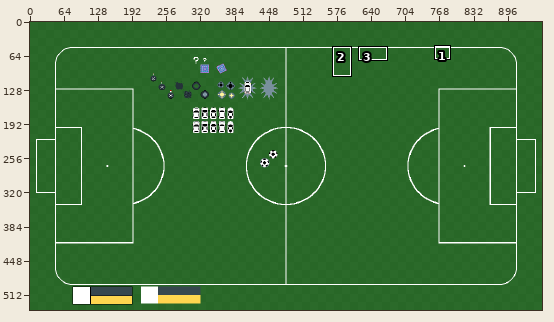
A pixel-art file gets an edit: Assets/Art/Mock.aseprite. Above, an overview of the earlier version with the close-up marked.
Close-up. Earlier state:
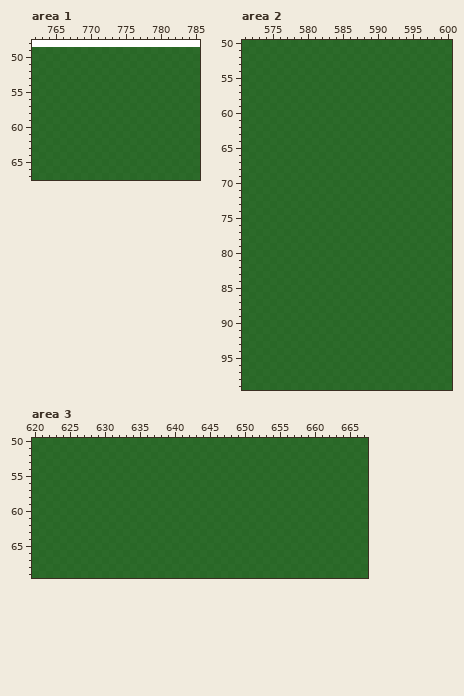
960x540 pixels, 1 frame. Colours within 5 levels of each other are drawn and written as one. Shown: area 1: x 762..785, y 48..67; area 2: x 571..600, y 50..99; area 3: x 620..667, y 50..69. The commit also changed other parts of the picture, which this record leaves out.
New version:
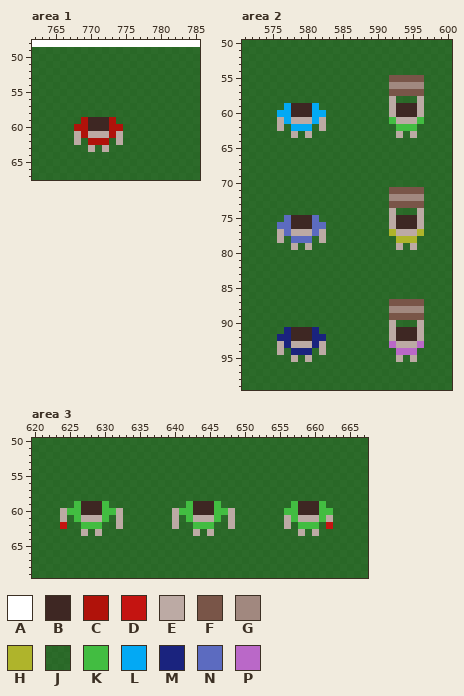
Palette (. is transparent): A #ffffff  B #3e2723  C #b0120a  D #c41411  E #bcaaa4  F #795548  G #a1887f  H #afb42b  J #0d5302c6  K #42bd41  L #03a9f4  M #1a237e  N #5c6bc0  P #ba68c8
From old to new:
--- area 1, layer "Objects"
@@ x 766..776 @@
 58 JJJJJJJJJJJ
-59 JJJJJJJJJJJ
-60 JJJJJJJJJJJ
-61 JJJJJJJJJJJ
-62 JJJJJJJJJJJ
-63 JJJJJJJJJJJ
+59 JJJCBBBCJJJ
+60 JJCCBBBCCJJ
+61 JJECEEECEJJ
+62 JJEJCCCJEJJ
+63 JJJJEJEJJJJ
 64 JJJJJJJJJJJ
--- area 2, layer "Objects"
@@ x 571..600 @@
  54 JJJJJJJJJJJJJJJJJJJJJJJJJJJJJJ
- 55 JJJJJJJJJJJJJJJJJJJJJJJJJJJJJJ
- 56 JJJJJJJJJJJJJJJJJJJJJJJJJJJJJJ
- 57 JJJJJJJJJJJJJJJJJJJJJJJJJJJJJJ
- 58 JJJJJJJJJJJJJJJJJJJJJJJJJJJJJJ
- 59 JJJJJJJJJJJJJJJJJJJJJJJJJJJJJJ
- 60 JJJJJJJJJJJJJJJJJJJJJJJJJJJJJJ
- 61 JJJJJJJJJJJJJJJJJJJJJJJJJJJJJJ
- 62 JJJJJJJJJJJJJJJJJJJJJJJJJJJJJJ
- 63 JJJJJJJJJJJJJJJJJJJJJJJJJJJJJJ
+ 55 JJJJJJJJJJJJJJJJJJJJJFFFFFJJJJ
+ 56 JJJJJJJJJJJJJJJJJJJJJGGGGGJJJJ
+ 57 JJJJJJJJJJJJJJJJJJJJJFFFFFJJJJ
+ 58 JJJJJJJJJJJJJJJJJJJJJEJJJEJJJJ
+ 59 JJJJJJLBBBLJJJJJJJJJJEBBBEJJJJ
+ 60 JJJJJLLBBBLLJJJJJJJJJEBBBEJJJJ
+ 61 JJJJJELEEELEJJJJJJJJJKEEEKJJJJ
+ 62 JJJJJEJLLLJEJJJJJJJJJJKKKJJJJJ
+ 63 JJJJJJJEJEJJJJJJJJJJJJEJEJJJJJ
  64 JJJJJJJJJJJJJJJJJJJJJJJJJJJJJJ
@@ x 571..600 @@
  70 JJJJJJJJJJJJJJJJJJJJJJJJJJJJJJ
- 71 JJJJJJJJJJJJJJJJJJJJJJJJJJJJJJ
- 72 JJJJJJJJJJJJJJJJJJJJJJJJJJJJJJ
- 73 JJJJJJJJJJJJJJJJJJJJJJJJJJJJJJ
- 74 JJJJJJJJJJJJJJJJJJJJJJJJJJJJJJ
- 75 JJJJJJJJJJJJJJJJJJJJJJJJJJJJJJ
- 76 JJJJJJJJJJJJJJJJJJJJJJJJJJJJJJ
- 77 JJJJJJJJJJJJJJJJJJJJJJJJJJJJJJ
- 78 JJJJJJJJJJJJJJJJJJJJJJJJJJJJJJ
- 79 JJJJJJJJJJJJJJJJJJJJJJJJJJJJJJ
+ 71 JJJJJJJJJJJJJJJJJJJJJFFFFFJJJJ
+ 72 JJJJJJJJJJJJJJJJJJJJJGGGGGJJJJ
+ 73 JJJJJJJJJJJJJJJJJJJJJFFFFFJJJJ
+ 74 JJJJJJJJJJJJJJJJJJJJJEJJJEJJJJ
+ 75 JJJJJJNBBBNJJJJJJJJJJEBBBEJJJJ
+ 76 JJJJJNNBBBNNJJJJJJJJJEBBBEJJJJ
+ 77 JJJJJENEEENEJJJJJJJJJHEEEHJJJJ
+ 78 JJJJJEJNNNJEJJJJJJJJJJHHHJJJJJ
+ 79 JJJJJJJEJEJJJJJJJJJJJJEJEJJJJJ
  80 JJJJJJJJJJJJJJJJJJJJJJJJJJJJJJ
@@ x 571..600 @@
  86 JJJJJJJJJJJJJJJJJJJJJJJJJJJJJJ
- 87 JJJJJJJJJJJJJJJJJJJJJJJJJJJJJJ
- 88 JJJJJJJJJJJJJJJJJJJJJJJJJJJJJJ
- 89 JJJJJJJJJJJJJJJJJJJJJJJJJJJJJJ
- 90 JJJJJJJJJJJJJJJJJJJJJJJJJJJJJJ
- 91 JJJJJJJJJJJJJJJJJJJJJJJJJJJJJJ
- 92 JJJJJJJJJJJJJJJJJJJJJJJJJJJJJJ
- 93 JJJJJJJJJJJJJJJJJJJJJJJJJJJJJJ
- 94 JJJJJJJJJJJJJJJJJJJJJJJJJJJJJJ
- 95 JJJJJJJJJJJJJJJJJJJJJJJJJJJJJJ
+ 87 JJJJJJJJJJJJJJJJJJJJJFFFFFJJJJ
+ 88 JJJJJJJJJJJJJJJJJJJJJGGGGGJJJJ
+ 89 JJJJJJJJJJJJJJJJJJJJJFFFFFJJJJ
+ 90 JJJJJJJJJJJJJJJJJJJJJEJJJEJJJJ
+ 91 JJJJJJMBBBMJJJJJJJJJJEBBBEJJJJ
+ 92 JJJJJMMBBBMMJJJJJJJJJEBBBEJJJJ
+ 93 JJJJJEMEEEMEJJJJJJJJJPEEEPJJJJ
+ 94 JJJJJEJMMMJEJJJJJJJJJJPPPJJJJJ
+ 95 JJJJJJJEJEJJJJJJJJJJJJEJEJJJJJ
  96 JJJJJJJJJJJJJJJJJJJJJJJJJJJJJJ
--- area 3, layer "Objects"
@@ x 620..667 @@
 58 JJJJJJJJJJJJJJJJJJJJJJJJJJJJJJJJJJJJJJJJJJJJJJJJ
-59 JJJJJJJJJJJJJJJJJJJJJJJJJJJJJJJJJJJJJJJJJJJJJJJJ
-60 JJJJJJJJJJJJJJJJJJJJJJJJJJJJJJJJJJJJJJJJJJJJJJJJ
-61 JJJJJJJJJJJJJJJJJJJJJJJJJJJJJJJJJJJJJJJJJJJJJJJJ
-62 JJJJJJJJJJJJJJJJJJJJJJJJJJJJJJJJJJJJJJJJJJJJJJJJ
-63 JJJJJJJJJJJJJJJJJJJJJJJJJJJJJJJJJJJJJJJJJJJJJJJJ
+59 JJJJJJKBBBKJJJJJJJJJJJKBBBKJJJJJJJJJJKBBBKJJJJJJ
+60 JJJJEKKBBBKKEJJJJJJJEKKBBBKKEJJJJJJJKKBBBKKJJJJJ
+61 JJJJEJKEEEKJEJJJJJJJEJKEEEKJEJJJJJJJEKEEEKEJJJJJ
+62 JJJJDJJKKKJJEJJJJJJJEJJKKKJJEJJJJJJJEJKKKJDJJJJJ
+63 JJJJJJJEJEJJJJJJJJJJJJJEJEJJJJJJJJJJJJEJEJJJJJJJ
 64 JJJJJJJJJJJJJJJJJJJJJJJJJJJJJJJJJJJJJJJJJJJJJJJJ
